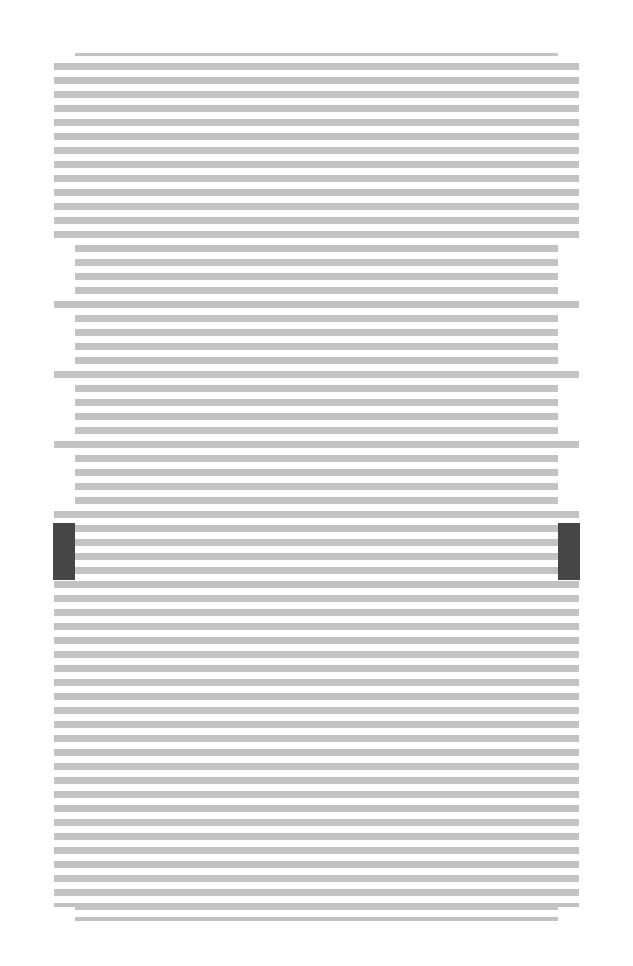
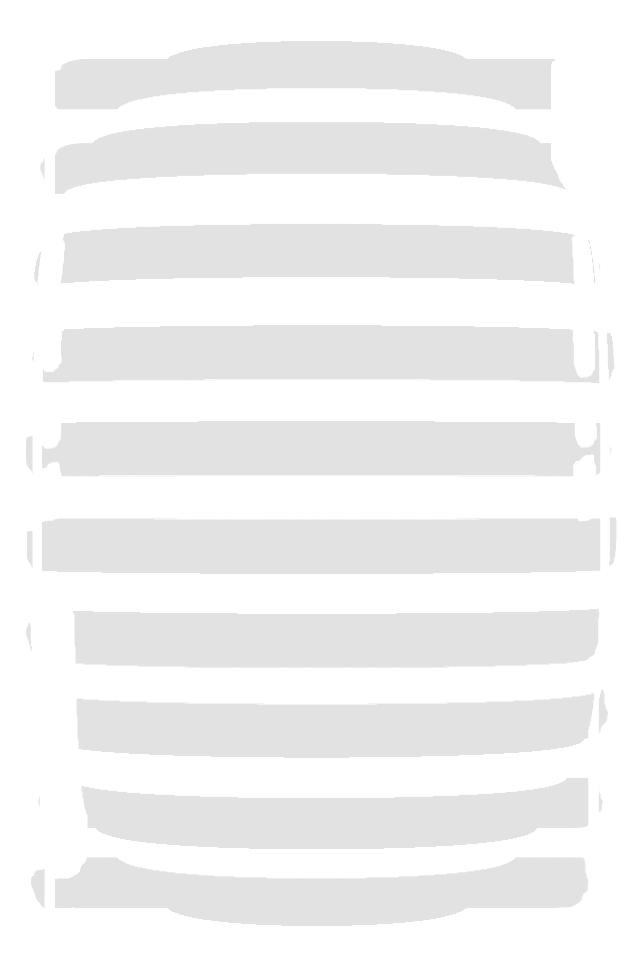
Layered file, before and after one edit (633x966). Changes by layer:
hid "Layer 4" over 33, 45, 600, 921
added layer "Group 2 copy 2" above "Group 2" over 26, 41, 617, 926
hid "Group 1 copy", opacity 100% → 12%, moved it into group "Group 3" over 558, 63, 600, 908
hid "Group 1 copy 2", opacity 100% → 12%, moved it into group "Group 3" over 33, 60, 75, 908
hid "overlaay", opacity 15% → 7%, moved it into group "Group 3", painted on it over 48, 53, 585, 921
